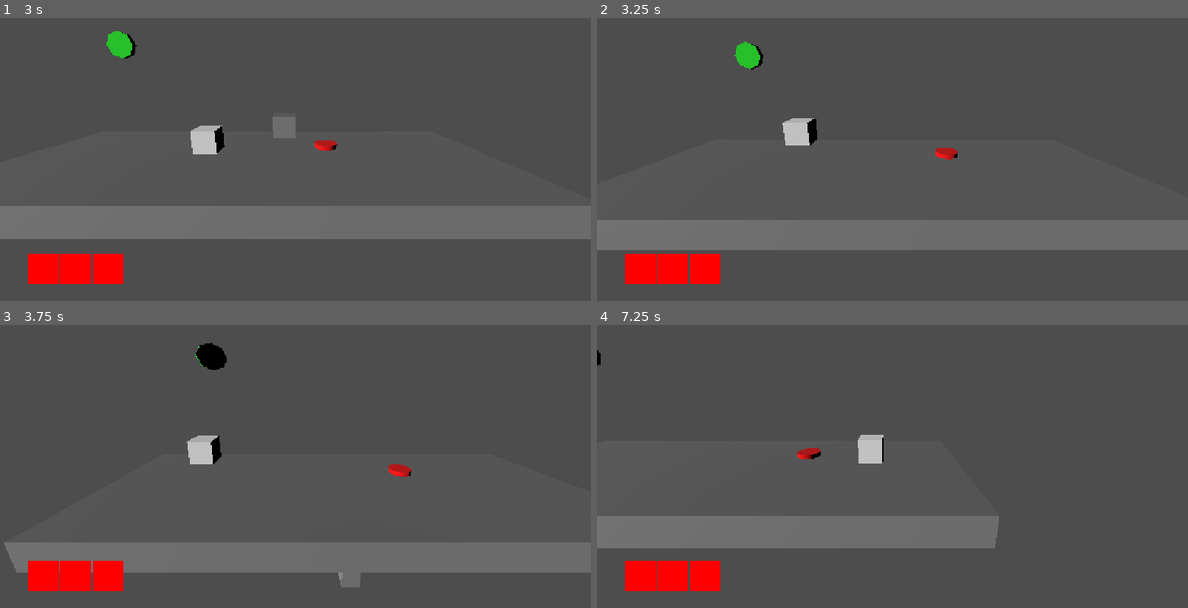
Above: before the commit, frames 1-4 (two rows, left to right).
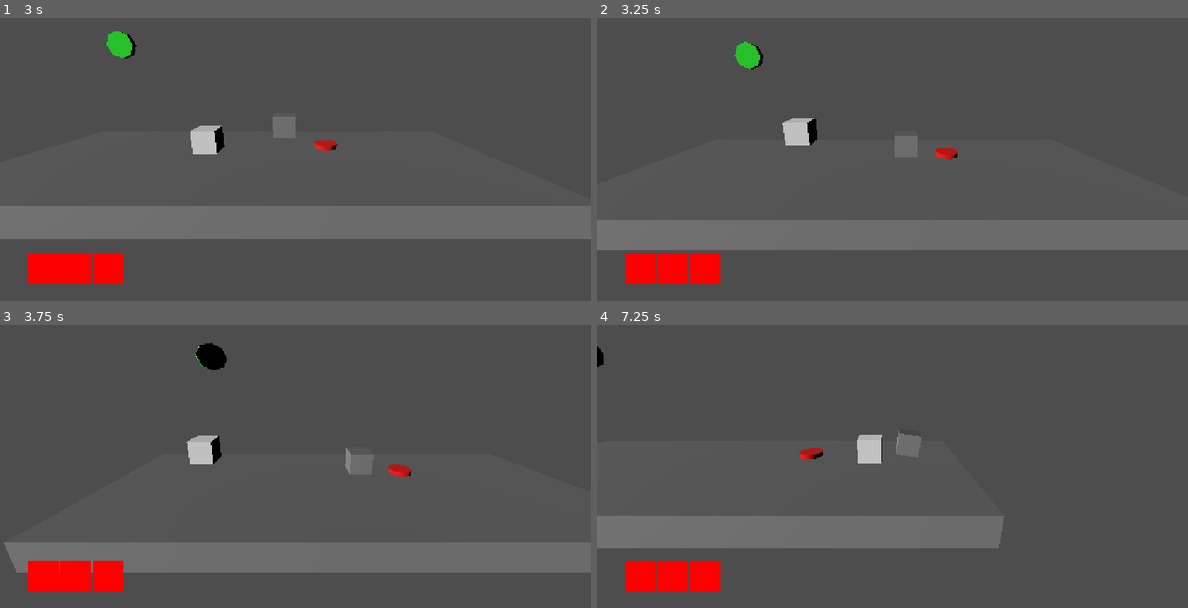
Above: after the commit, the same moments.

Repository: Nof-va/13dt1-nofo
Game: Godot game, scene res://Scenes/gameplay_2.tscn
Same seed, same stepped clock (60 frames per second), same inputs: the game is played once before the commit and once after it. This scene is started directly instead of the project's main scene.
Inputs:
- Up to frame 1 (3 s): tap Enter (ui_accept) at 0.5, 0.77, 1.52 s; hold D (move_right) 0.53-2.03 s; tap E (interact) at 0.6, 1.35, 2.3 s; hold A (move_left) from 2.03 s (still down); tap W (move_away) at 2.1 s; tap S (move_toward) at 2.85 s
- Up to frame 2 (3.25 s): keep holding A (move_left); tap Enter (ui_accept) at 3.02 s; tap E (interact) at 3.05 s
- Up to frame 3 (3.75 s): keep holding A (move_left); tap Shift (run) at 3.6 s
- Up to frame 4 (7.25 s): tap Enter (ui_accept) at 3.77, 4.52, 6.02, 6.77 s; tap E (interact) at 3.8, 4.35, 5.1, 6.05, 6.8 s; release A (move_left) at 4.28 s; hold D (move_right) from 4.28 s (still down); tap W (move_away) at 5.85 s; tap S (move_toward) at 6.6 s

Frame 1 is identical in both runs. In frame 2, less than 0.1% of the frame differs, in the area x 50-55%, y 41-43%; in frame 3, 0.2%; in frame 4, 0.3%, in the area x 0-69%, y 7-79%.

Commit message:
Push object

Diff:
--- a/13dt1-big-project/Scenes/box_item.tscn
+++ b/13dt1-big-project/Scenes/box_item.tscn
@@ -6,8 +6,8 @@
 
 [node name="RigidBody3D" type="RigidBody3D" groups=["Moveable"]]
 disable_mode = 2
-collision_layer = 6
-collision_mask = 8
+collision_layer = 46
+collision_mask = 46
 
 [node name="MeshInstance3D" type="MeshInstance3D" parent="."]
 mesh = SubResource("BoxMesh_37xia")
--- a/13dt1-big-project/Scenes/gameplay_2.tscn
+++ b/13dt1-big-project/Scenes/gameplay_2.tscn
@@ -63,6 +63,8 @@
 
 [node name="DeathZone" type="Area3D" parent="Pausable"]
 transform = Transform3D(1, 0, 0, 0, 1, 0, 0, 0, 1, 0.520016, -3.88358, 0)
+collision_layer = 33
+collision_mask = 33
 script = ExtResource("4_xq66o")
 metadata/_edit_group_ = true
 
--- a/13dt1-big-project/Scripts/death_zone.gd
+++ b/13dt1-big-project/Scripts/death_zone.gd
@@ -15,9 +15,11 @@
 	if body.is_in_group("Player") and Global.lives == 0:
 		get_tree().change_scene_to_packed.bind(game_over).call_deferred()
 		Global.lives = 3
-	print(Global.lives)
 	if body.is_in_group("Moveable"):
-		queue_free()
+		var item = get_parent().get_node("RigidBody3D")
+		item.queue_free()
+		Global.item_check = false
+
 
 # Puts player to last checkpoint
 func kill_player():
--- a/13dt1-big-project/Scripts/global.gd
+++ b/13dt1-big-project/Scripts/global.gd
@@ -3,3 +3,5 @@
 var lives = 3
 
 var spawn_point
+
+var item_check = false
--- a/13dt1-big-project/Scripts/item_button.gd
+++ b/13dt1-big-project/Scripts/item_button.gd
@@ -1,9 +1,8 @@
 extends Area3D
 
 var player
-var check = false
+var player_check = false
 var item = preload("res://Scenes/box_item.tscn")
-var item_check = false
 
 # Called when the node enters the scene tree for the first time.
 func _ready() -> void:
@@ -16,18 +15,18 @@
 
 	var this_item = item.instantiate()
 
-	if Input.is_action_just_pressed("interact") and check == true and item_check == false:
+	if Input.is_action_just_pressed("interact") and player_check == true and Global.item_check == false:
 		$AnimationPlayer.play("button_pressed")
 		get_parent().add_child(this_item)
 		this_item.position = $SpawnItem.global_position
-		item_check = true
+		Global.item_check = true
 
 
 func _on_body_entered(body: Node3D) -> void:
 	if body.is_in_group("Player"):
-		check = true
+		player_check = true
 
 
 func _on_body_exited(body: Node3D) -> void:
 	if body.is_in_group("Player"):
-		check = false
+		player_check = false
--- a/13dt1-big-project/Scripts/playerbody.gd
+++ b/13dt1-big-project/Scripts/playerbody.gd
@@ -54,6 +54,15 @@
 
 	move_and_slide()
 
+	var push_force = speed
+
+	for i in get_slide_collision_count():
+		var collision = get_slide_collision(i)
+		if collision.get_collider() is RigidBody3D:
+			var moveable = collision.get_collider()
+			var push_direction = -collision.get_normal()
+			moveable.apply_central_impulse(push_direction * push_force)
+
 	#Camera controller follow player_body position but not on z axis
 	$controller.position.x = lerp($controller.position.x, position.x, 0.05)
 	$controller.position.y = lerp($controller.position.y, position.y, 0.1)
--- a/13dt1-big-project/project.godot
+++ b/13dt1-big-project/project.godot
@@ -88,3 +88,4 @@
 3d_physics/layer_3="Floors"
 3d_physics/layer_4="MoveableItems"
 3d_physics/layer_5="ImmovableItems"
+3d_physics/layer_6="Deathzone"
